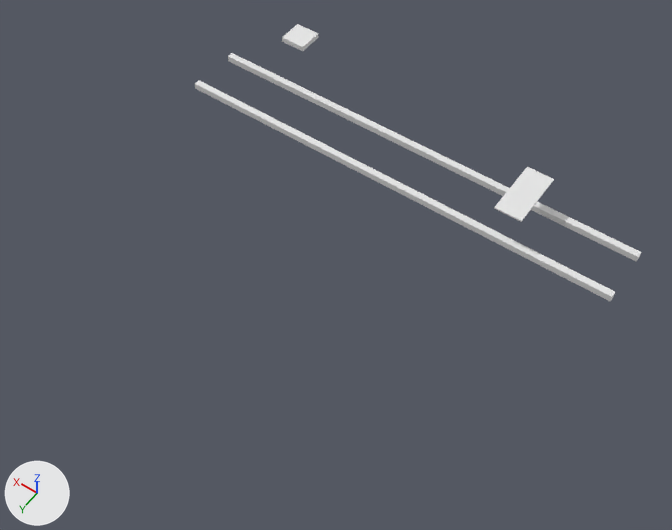
One commit to the Blender file assets/scenes/c_roll0.blend: the scene before it, then after it.
Both versions are drawn from a camera (50 mm lens) standing at (-36.0, 42.7, 48.1) and looking at (-13.6, 11.3, -1.2). Lighting does not change. The marker at lower left points along +X, +Y and +Z.

In view in the first picture: 'c_roll0'.
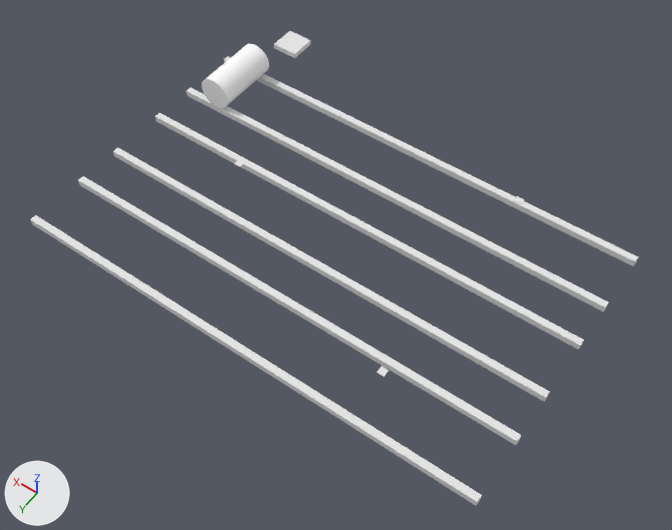
Commit message: worked on roll0

What changed in the scene script:
```text
Add mat_material_001:
    mat_material_001 = diffuse_material('Material.001')
    mat_material_001.base_color = (1.0, 1.0, 1.0)  # white #ffffff
Change me_c_roll0:
    used by ob_c_roll0; location = (0.0, 0.0, 0.0)
    remove me_c_roll0.from_pydata(...)  # 80 vertices, 84 faces; spans x -30.0..5.0, y -4.0..4.0, z -0.5..2.7
    add me_c_roll0.from_pydata(...)  # 224 vertices, 240 faces; spans x -30.0..5.0, y -3.5..20.5, z -0.5..2.7
    me_c_roll0 part 1: the loose piece of 8 vertices spanning x -1.0..1.0, y -4.0..-2.0, z 2.0..2.4 is moved by (0.0, 0.5, 0.0)
    me_c_roll0 part 2: a new loose piece, a box spanning x -22.25..-21.75, y 1.75..2.25, z 2.625..2.675, in mat_material (its picture is missing)
    me_c_roll0 part 3: the loose piece of 32 vertices spanning x -30.0..5.0, y 3.5..4.0, z -0.5..0.0 is copied, and the copy is moved by (0.0, 12.0, 0.0); it spans x -30.0..5.0, y 15.5..16.0, z -0.5..0.0
    me_c_roll0 part 4: the loose piece of 32 vertices spanning x -30.0..5.0, y 3.5..4.0, z -0.5..0.0 is copied, and the copy is moved by (0.0, 16.5, 0.0); it spans x -30.0..5.0, y 20.0..20.5, z -0.5..0.0
    me_c_roll0 part 5: a new loose piece, a box spanning x -22.25..-21.75, y 17.75..18.25, z 2.625..2.675, in mat_material (its picture is missing)
    me_c_roll0 part 6: the loose piece of 32 vertices spanning x -30.0..5.0, y -0.5..0.0, z -0.5..0.0 is copied, and the copy is moved by (0.0, 12.5, 0.0); it spans x -30.0..5.0, y 12.0..12.5, z -0.5..0.0
    me_c_roll0 part 7: the loose piece of 32 vertices spanning x -30.0..5.0, y 3.5..4.0, z -0.5..0.0 is copied, and the copy is moved by (0.0, 4.0, 0.0); it spans x -30.0..5.0, y 7.5..8.0, z -0.5..0.0
    me_c_roll0 part 8: a new loose piece, a box spanning x -5.25..-4.75, y 9.75..10.25, z 2.625..2.675, in mat_material (its picture is missing)
    me_c_roll0 part 9: the loose piece of 8 vertices spanning x -23.0..-21.0, y -0.5..4.0, z 2.6..2.7 is deleted
    me_c_roll0 part 10
    36 faces are deleted
    16 vertices in x -30.0..5.0, y 3.5, z -0.5..0.0 move by (0.0, 1.0, 0.0)
    36 new faces join them
Add me_cylinder:
    me_cylinder.from_pydata(...)  # 130 vertices, 96 faces; spans x -0.5..0.5, y -0.5..0.5, z -1.0..1.0
    me_cylinder.polygons.foreach_set('use_smooth', [True] * 96)
    me_cylinder.materials.append(mat_material_001)  # white #ffffff
Change ob_c_roll0:
    ob_c_roll0.location: (0.0, 0.0, 0.0) -> (0.0, 0.5, 0.0)
Add ob_cylinder:
    ob_cylinder = bpy.data.objects.new('cylinder', me_cylinder)
    ob_cylinder.location = (2.0, 2.5, 1.25)
    ob_cylinder.rotation_euler = (-1.571, 0.0, 0.0)  # degrees (-90, 0, 0)
    ob_cylinder.scale = (2.5, 2.5, 2.5)
```

Location of each change, (x1, y1, x2, y2) in pixels of the pictures (672 x 530 px; the box of a moved part takes in the faces that stretch with it):
'c_roll0', reshaped, moved (36% wider, 71% taller)
    before: (195, 24, 641, 301)
    after: (31, 31, 638, 505)
'cylinder', added
    after: (202, 44, 269, 108)
part 1 of me_c_roll0, moved or reshaped
    before: (282, 24, 318, 51)
    after: (274, 31, 311, 58)
part 2 of me_c_roll0, added
    after: (514, 196, 524, 205)
part 3 of me_c_roll0, added
    after: (78, 176, 521, 445)
part 4 of me_c_roll0, added
    after: (31, 215, 482, 505)
part 5 of me_c_roll0, added
    after: (377, 366, 389, 377)
part 6 of me_c_roll0, added
    after: (113, 148, 550, 402)
part 7 of me_c_roll0, added
    after: (155, 113, 584, 350)
part 8 of me_c_roll0, added
    after: (234, 159, 244, 167)
part 9 of me_c_roll0, deleted
    before: (494, 167, 554, 222)
part 10 of me_c_roll0, moved or reshaped
    before: (195, 80, 615, 301)
    after: (186, 87, 609, 312)
